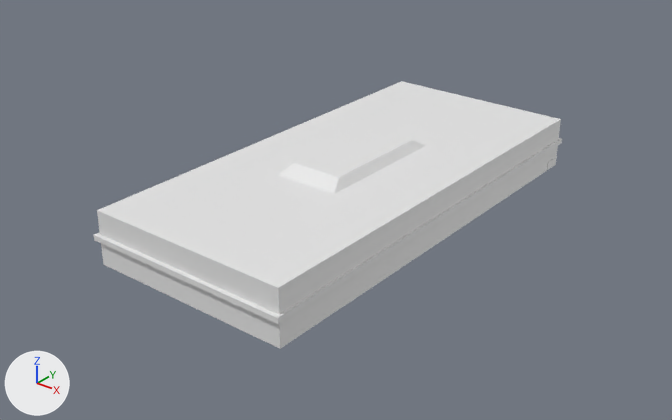
Two versions of the OBJ model Assets/Models/Mall.obj, one commit apart.
One viewpoint serves both versions: a 50 mm camera at (293.0, -324.0, 190.0) aimed at (33.0, 1.0, -12.0). Arrows for +X, +Y and +Z are at lower left; the lights stay in place. The older version comes first. Where no turn or scale is listed for an object, it has been applied to the vertices.
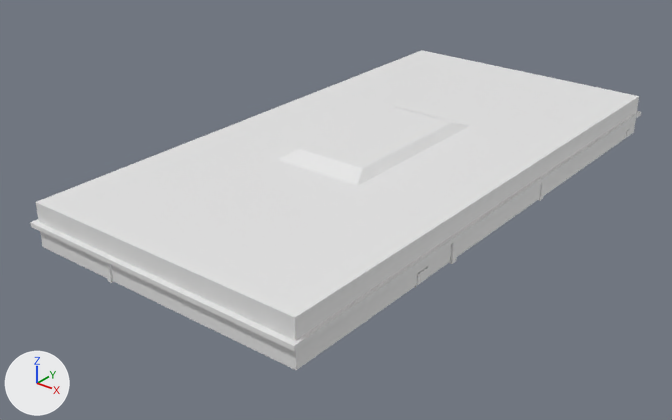
Changed parts and their boxes [x1, y1, x2, y2] in the pictures (672 x 420 px):
'Cube.003', moved, rescaled (30% wider, 29% taller): before [97, 81, 560, 288]; after [37, 50, 639, 317]
'Cube.004', reshaped (21% wider, 19% taller): before [278, 119, 561, 349]; after [295, 97, 639, 370]
'Cube', reshaped: before [97, 211, 280, 348]; after [36, 202, 296, 370]
'Cube.001', reshaped (30% wider, 29% taller): before [94, 138, 562, 324]; after [30, 111, 641, 351]
'Cube.002', reshaped (28% wider, 21% taller): before [278, 128, 427, 194]; after [278, 106, 469, 186]
'Cube.005', added (mostly hidden): after [105, 181, 545, 323]

What the commit changed:
me_cube is used by ob_cube; location (0.0, 0.0, 0.0).
me_cube had 8 vertices, 4 faces and spanned x -1.0..100.0, y -116.0..103.0, z -4.0..22.0.
me_cube now has 48 vertices, 42 faces and spans x -32.0..115.0, y -124.0..169.0, z -3.0..20.0.
me_cube part 1: 8 vertices removed from x -1.0..100.0, y -116.0..103.0, z -4.0..22.0; 48 vertices added at x -32.0..115.0, y -124.0..169.0, z -3.0..20.0.
me_cube_001 is used by ob_cube_001; location (0.0, 0.0, 0.0).
me_cube_001 had 16 vertices, 16 faces and spanned x -2.0..101.0, y -118.0..104.0, z 8.0..11.0.
me_cube_001 now has 16 vertices, 16 faces and spans x -33.0..116.0, y -127.0..171.0, z 8.0..10.0.
me_cube_001 part 2: 16 of 16 vertices moved; they spanned x -2.0..101.0, y -118.0..104.0, z 8.0..11.0 and now span x -33.0..116.0, y -127.0..171.0, z 8.0..10.0; mean shift (-11.0, 29.0, 0.0).
me_cube_002 is used by ob_cube_002; location (0.0, 0.0, 0.0).
me_cube_002 had 8 vertices, 5 faces and spanned x 33.2..65.9, y -42.0..29.1, z 21.8..26.0.
me_cube_002 now has 8 vertices, 5 faces and spans x 18.0..65.5, y -25.1..70.3, z 19.6..23.2.
Part 3, on me_cube_002:
Vertex 0 of me_cube_002 moves from (65.9, 29.1, 21.8) at pixel (426, 145) to (65.5, 70.3, 19.6) at pixel (470, 125).
Vertex 1 of me_cube_002 moves from (65.9, -42.0, 21.8) at pixel (334, 193) to (65.5, -25.1, 19.6) at pixel (357, 185).
Vertex 2 of me_cube_002 moves from (33.3, -42.0, 21.8) at pixel (277, 174) to (18.1, -25.1, 19.6) at pixel (277, 159).
Vertex 3 of me_cube_002 moves from (33.2, 29.1, 21.8) to (18.0, 70.3, 19.6) at pixel (395, 106).
Vertex 4 of me_cube_002 moves from (62.4, 21.5, 26.0) at pixel (412, 140) to (60.4, 60.2, 23.2) at pixel (452, 122).
Vertex 5 of me_cube_002 moves from (62.4, -34.4, 26.0) at pixel (339, 177) to (60.5, -15.0, 23.2) at pixel (362, 168).
Vertex 6 of me_cube_002 moves from (36.7, -34.4, 26.0) at pixel (294, 162) to (23.1, -15.0, 23.2) at pixel (299, 148).
Vertex 7 of me_cube_002 moves from (36.7, 21.5, 26.0) at pixel (368, 128) to (23.0, 60.2, 23.2) at pixel (392, 107).
me_cube_003 is used by ob_cube_003; location (0.0, 0.0, 0.0).
me_cube_003 had 8 vertices, 4 faces and spanned x -1.0..100.0, y -116.0..103.0, z 22.0.
me_cube_003 now has 8 vertices, 4 faces and spans x -31.0..115.0, y -124.0..169.0, z 20.0.
me_cube_003 part 4: the whole mesh is scaled about its middle by (1.45, 1.34, 1.33), then moved by (-8.0, 29.0, -2.0).
me_cube_004 is used by ob_cube_004; location (0.0, 0.0, 0.0).
me_cube_004 had 64 vertices, 54 faces and spanned x 95.0..100.0, y -116.0..103.0, z -4.0..22.0.
me_cube_004 now has 106 vertices, 94 faces and spans x 107.0..115.0, y -124.0..169.0, z -3.0..20.0.
me_cube_004 part 5: 64 vertices removed from x 95.0..100.0, y -116.0..103.0, z -4.0..22.0; 106 vertices added at x 107.0..115.0, y -124.0..169.0, z -3.0..20.0.
Mesh me_cube_005 is new.
It has 344 vertices, 334 faces and spans x -32.0..116.0, y -125.0..170.0, z -3.0..9.0.
Object 'Cube.005' (ob_cube_005) is new; it shows me_cube_005.
Its location is (0.0, 0.0, 0.0).
